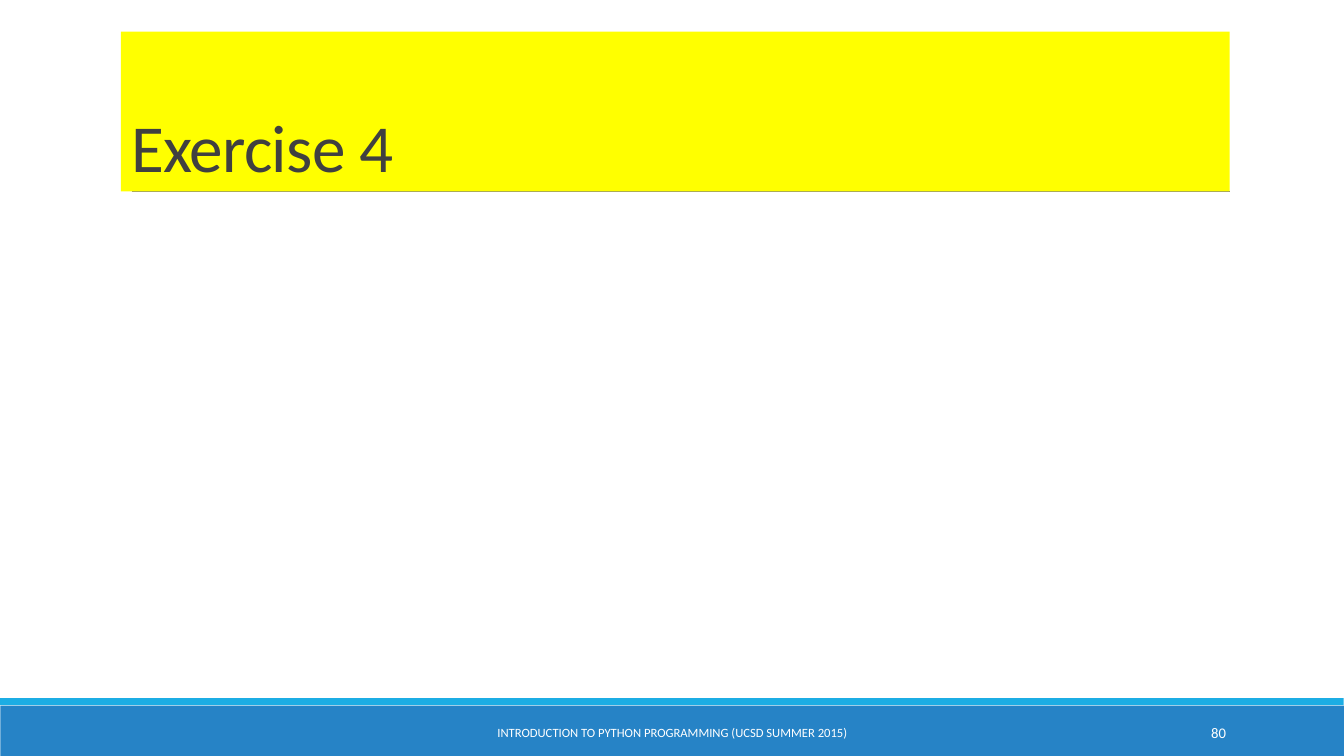
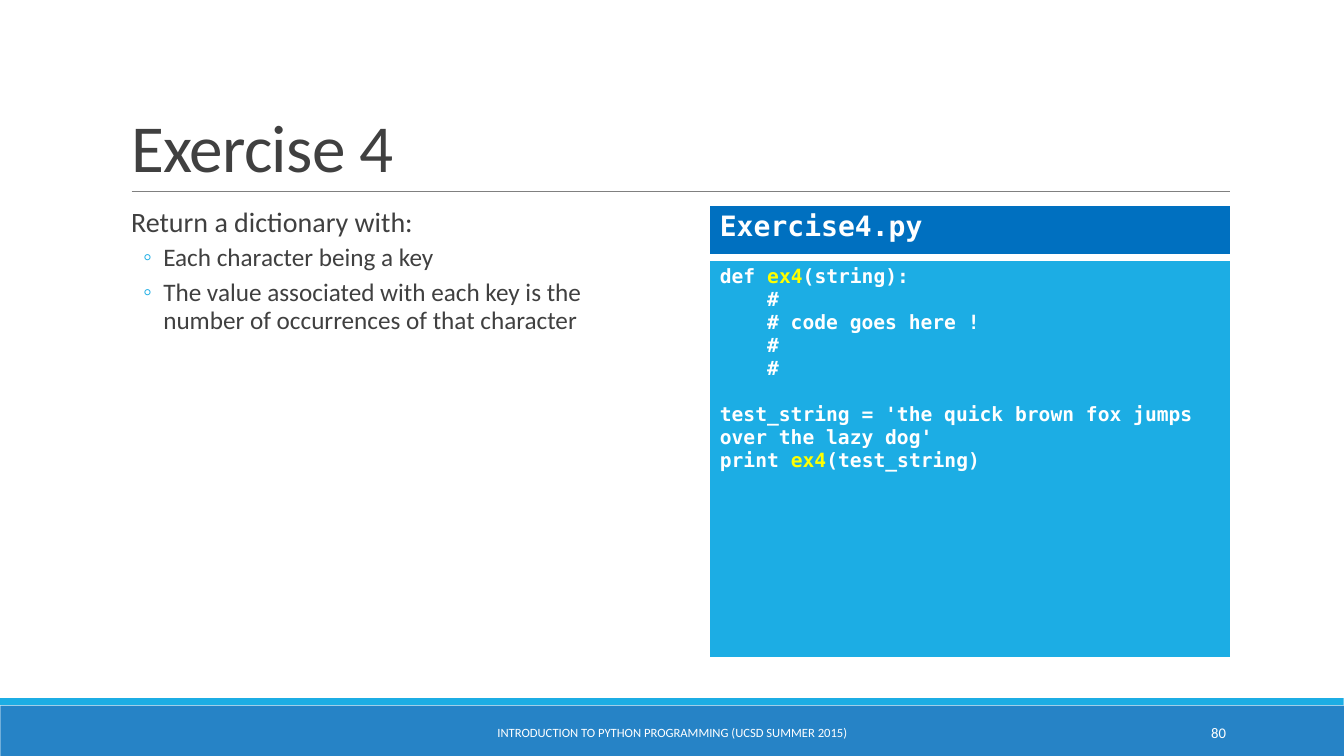
Before and after one commit to natanhaim/PythonSlidesUcsd, a slide deck: slide 80 of IntroPythonProgramming.pptx. Drawn at 1344x756 pixels with LibreOffice and Linux fonts; fonts in the diff are those of the drawing; background and template pictures are left out. Boxes give left, top, right and bottom in pixels: in the first picture for what was removed or moved away, otherwise in the second. Text is boxed around its words. In the diff, an @@ line names an element or a change of style, - is before the commit and + after.

```diff
--- a/IntroPythonProgramming.pptx
+++ b/IntroPythonProgramming.pptx
@@ title "Exercise 4": place and size @@
-title "Exercise 4" at bbox=[121, 31, 1230, 192]
+title "Exercise 4" at bbox=[131, 126, 393, 173]
@@ title "Exercise 4" at bbox=[131, 126, 393, 173]: fill #FFFF00 to none @@
@@ table added at bbox=[710, 206, 1231, 256], 1 rows, 1 columns @@
+Exercise4.py
@@ text added at bbox=[131, 212, 581, 329], 18 pt, text #404040 @@
+  Return a dictionary with:
+  ◦ Each character being a key
+  ◦ The value associated with each key is the number of occurrences of that character
@@ table added at bbox=[710, 260, 1231, 658], 1 rows, 1 columns @@
+def ex4(string): / # / # code goes here ! / # / # / test_string = 'the quick brown fox jumps over the lazy dog' / print ex4(test_string)
```
Also in this commit, not shown: 5 other slides changed, 1 other file.
